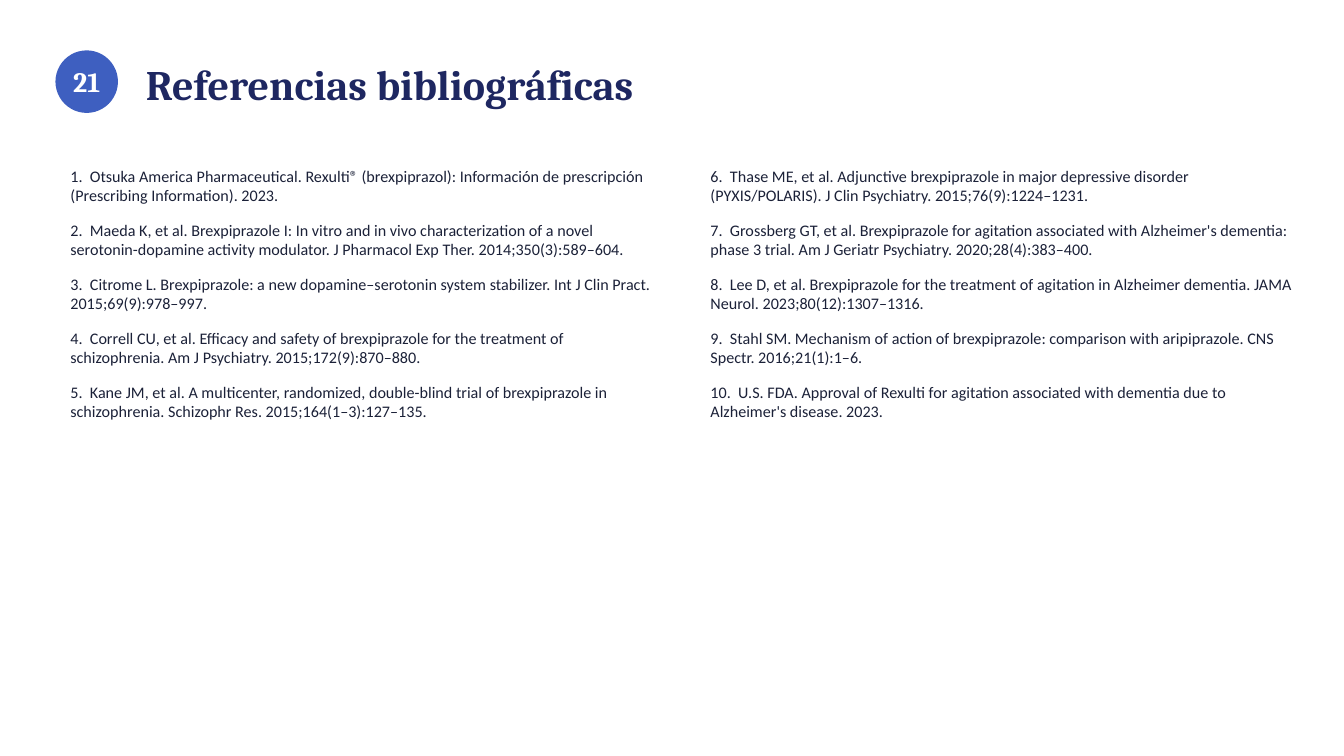
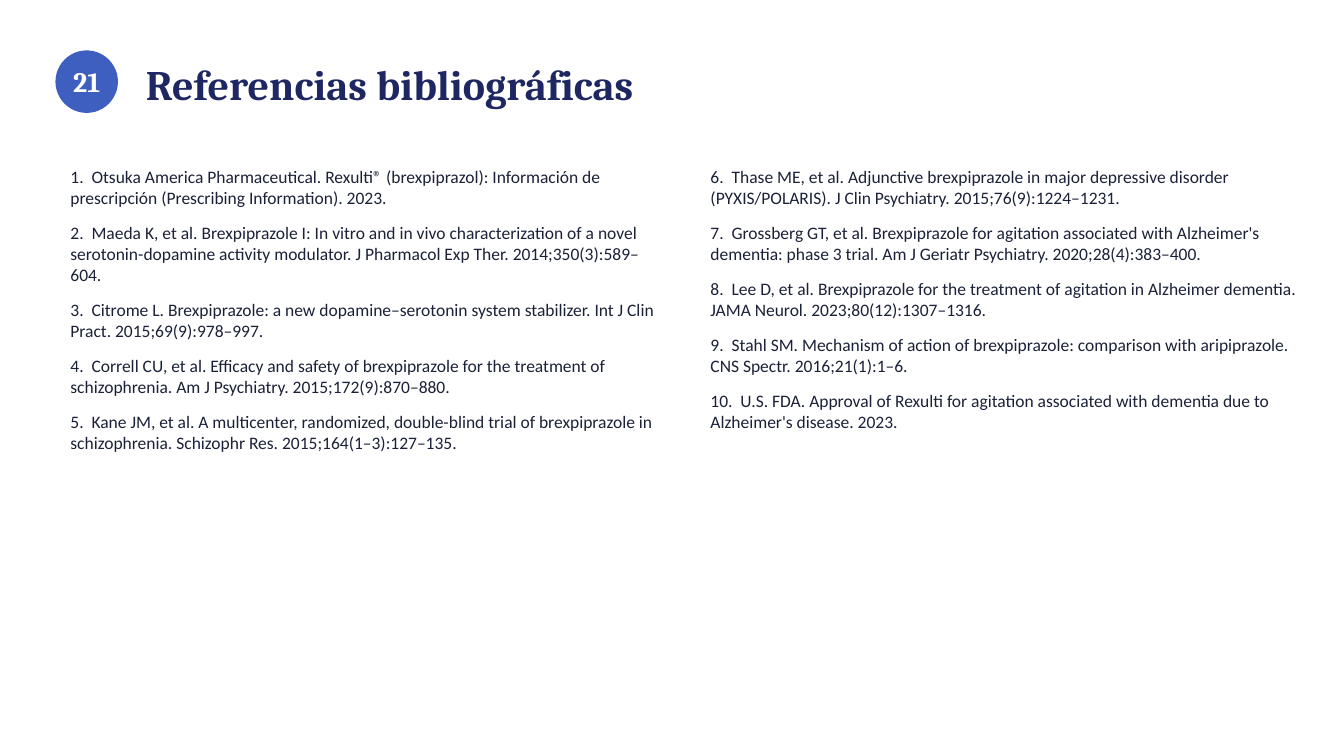
Before and after one commit to rjrm0483-cloud/Proyectos-RJ-., a slide deck: slide 23 of Brexpiprazol_Presentacion_Dra_Heydi_Trujillo.pptx. Drawn at 1344x756 pixels with LibreOffice and Linux fonts; fonts in the diff are those of the drawing. Boxes give left, top, right and bottom in pixels: in the first picture for what was removed or moved away, otherwise in the second. Text is boxed around its words. In the diff, an @@ line names an element or a change of style, - is before the commit and + after.

```diff
--- a/Brexpiprazol_Presentacion_Dra_Heydi_Trujillo.pptx
+++ b/Brexpiprazol_Presentacion_Dra_Heydi_Trujillo.pptx
@@ text "1. Otsuka America Pharmaceutical. Rexulti® ..." at (x1=70, y1=170, x2=653, y2=452): size 11.5 to 12.5 pt; less space between paragraphs @@
@@ text "6. Thase ME, et al. ..." at (x1=710, y1=171, x2=1296, y2=428): size 11.5 to 12.5 pt; less space between paragraphs @@
```
Also in this commit, not shown: 18 other slides changed, 1 other file.
